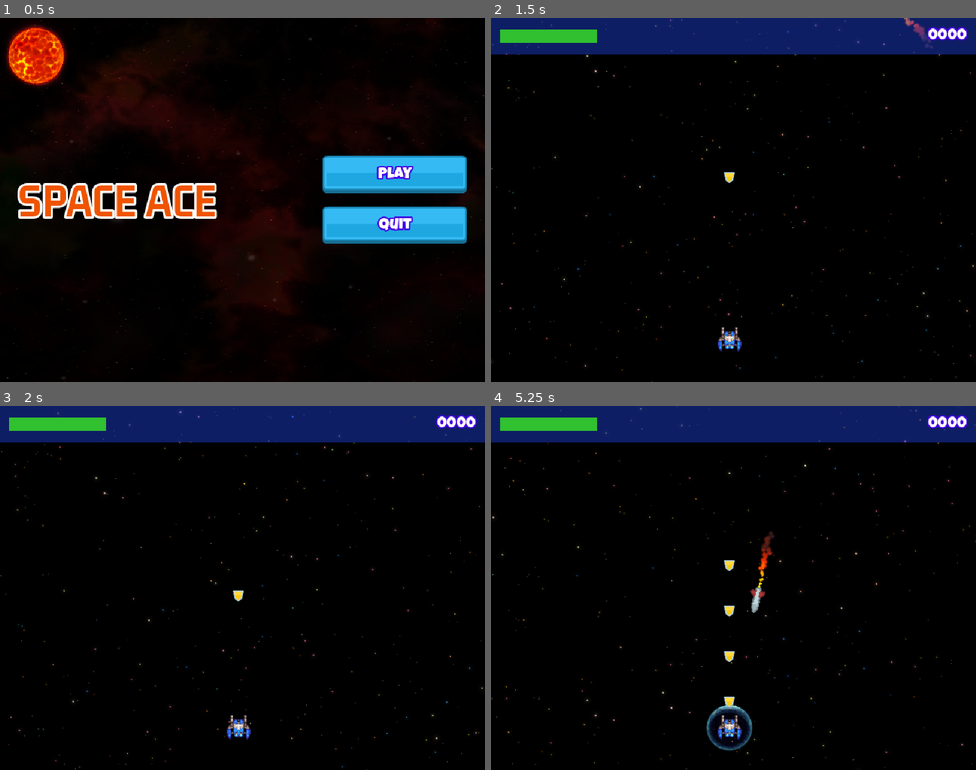
Above: before the commit, frames 1-4 (two rows, left to right).
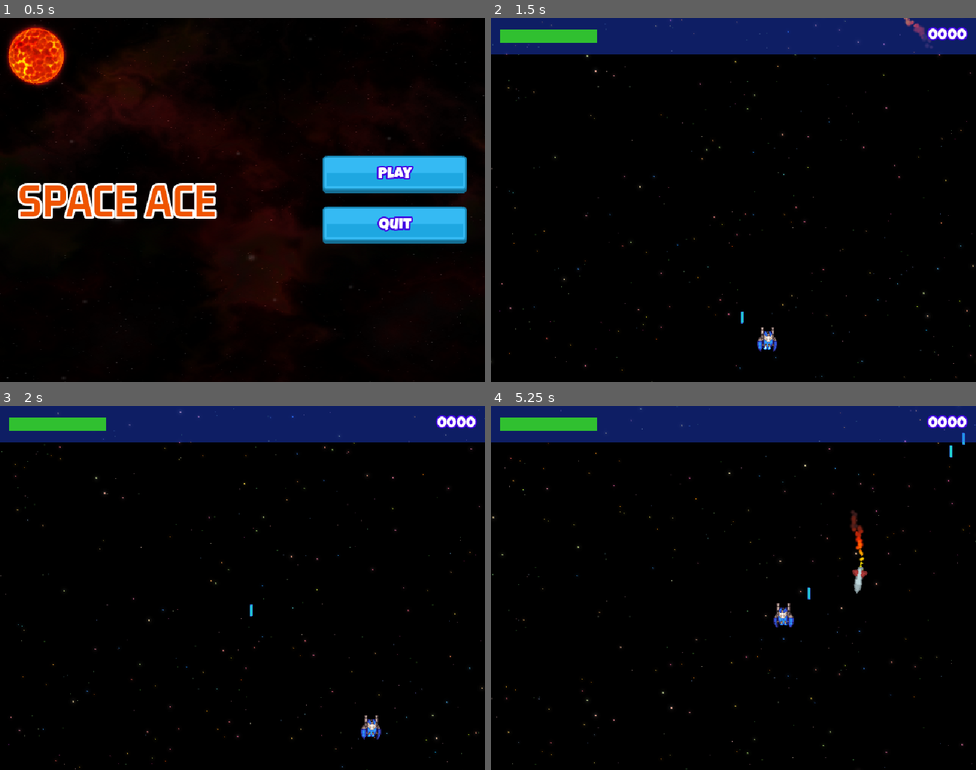
Above: after the commit, the same moments.

Repository: Mathorga/godot_training
Game: Godot game, scene res://Scenes/Main/Main.tscn
Two runs of this game, one before a commit and one after it. Both use one fixed random seed, a clock stepped at 60 frames per second and the inputs below.
Inputs:
- Up to frame 1 (0.5 s): no input
- Up to frame 2 (1.5 s): click "Play" at 0.5 s; hold D (right) from 1.28 s (still down); tap Space (shoot) at 1.35 s
- Up to frame 3 (2 s): keep holding D (right)
- Up to frame 4 (5.25 s): release D (right) at 2.03 s; hold S (down) 2.03-2.78 s; tap Space (shoot) every 0.75 s from 2.1 to 5.1 s; hold D (right) 2.78-3.53 s; hold W (up) 3.53-4.28 s; hold A (left) from 4.28 s (still down)

Frame 1 is identical in both runs. In frame 2, 0.5% of the frame differs, in the area x 46-59%, y 42-92%; in frame 3, 0.5%; in frame 4, 1.8%, in the area x 44-98%, y 7-95%.

Commit message:
Added player input to space ace

Diff:
--- a/space_ace_starter/Globals/SignalHub.gd
+++ b/space_ace_starter/Globals/SignalHub.gd
@@ -1,13 +1,17 @@
 extends Node
 
-signal on_player_hit(v: int)
-signal on_score_updated(v: int)
+signal player_hit(val: int)
+signal player_health_restored(val: int)
+signal on_score_updated(val: int)
 signal create_explosion_requested(pos: Vector2, animation_name: String)
 signal create_power_up_requested(pos: Vector2, type: PowerUp.PowerUpType)
 signal create_bullet_requested(pos: Vector2, dir: Vector2, speed: float, type: BulletBase.BulletType)
 
-func emit_on_player_hit(v: int) -> void:
-	on_player_hit.emit(v)
+func emit_player_hit(val: int) -> void:
+	player_hit.emit(val)
+
+func emit_player_health_restored(val: int) -> void:
+	player_health_restored.emit(val)
 
 func emit_on_score_updated(v: int) -> void:
 	on_score_updated.emit(v)
--- a/space_ace_starter/Scenes/Level/level.gd
+++ b/space_ace_starter/Scenes/Level/level.gd
@@ -1,16 +1,12 @@
 extends Node2D
+class_name Level
 
-func _unhandled_input(_event: InputEvent) -> void:
-	if Input.is_action_just_pressed("shoot"):
+#func _unhandled_input(_event: InputEvent) -> void:
+	#if Input.is_action_just_pressed("shoot"):
 		#SignalHub.emit_create_explosion_requested(Vector2(100.0, 100.0), Explosion.EXPLODE)
 		#SignalHub.request_create_rand_power_up(Vector2(100.0, 100.0))
-		SignalHub.request_create_power_up(
-			Vector2(315.0, 200.0),
-			PowerUp.PowerUpType.shield
-		)
-		#SignalHub.request_create_bullet(
-			#Vector2(315.0, 200.0),
-			#Vector2.DOWN,
-			#100.0,
-			#BulletBase.BulletType.bomb
-		#)
+		#SignalHub.request_create_power_up(Vector2(315.0, 200.0),PowerUp.PowerUpType.shield)
+		#SignalHub.request_create_power_up(Vector2(315.0, 100.0),PowerUp.PowerUpType.health)
+		#SignalHub.request_create_bullet(Vector2(315.0, 150.0), Vector2.DOWN, 100.0, BulletBase.BulletType.player)
+		#SignalHub.request_create_bullet(Vector2(315.0, 200.0), Vector2.LEFT, 100.0, BulletBase.BulletType.enemy)
+		#SignalHub.request_create_bullet(Vector2(315.0, 250.0), Vector2.DOWN, 100.0, BulletBase.BulletType.enemy)
--- a/space_ace_starter/Scenes/Player/Player.gd
+++ b/space_ace_starter/Scenes/Player/Player.gd
@@ -2,16 +2,46 @@
 class_name Player
 
 const GROUP_NAME: String = "Player"
+const HEALTH_BOOST: int = 25
+const BULLET_SPEED: float = 250.0
+const MOVEMENT_PADDING: Vector2 = Vector2.ONE * 16.0
+
+@export var speed: float = 250.0
 
 @onready var sprite_2d: Sprite2D = $Sprite2D
 @onready var shield: Shield = $Shield
+@onready var animation_player: AnimationPlayer = $AnimationPlayer
 
 func _enter_tree() -> void:
 	add_to_group(GROUP_NAME)
 	area_entered.connect(_on_area_entered)
+
+func _process(delta: float) -> void:
+	var move_vec: Vector2 = Input.get_vector("left", "right", "up", "down")
+	_set_animation(move_vec)
+
+	if Input.is_action_just_pressed("shoot"):
+		SignalHub.request_create_bullet(global_position, Vector2.UP, BULLET_SPEED, BulletBase.BulletType.player)
+
+	global_position += move_vec * speed * delta
+	global_position = global_position.clamp(MOVEMENT_PADDING, get_viewport_rect().end - MOVEMENT_PADDING)
+
+func _set_animation(move_vec: Vector2) -> void:
+	if is_zero_approx(move_vec.x):
+		animation_player.play("fly")
+		return
+
+	animation_player.play("turn")
+	sprite_2d.flip_h = move_vec.x > 0
 
 func _on_area_entered(area: Area2D) -> void:
 	if area is PowerUp:
 		match area.get_power_up_type():
 			PowerUp.PowerUpType.shield:
 				shield.enable()
+			PowerUp.PowerUpType.health:
+				SignalHub.emit_player_health_restored(HEALTH_BOOST)
+		return
+
+	if area is Projectile:
+		SignalHub.emit_player_hit(area.get_damage())
--- a/space_ace_starter/Scenes/Player/Player.tscn
+++ b/space_ace_starter/Scenes/Player/Player.tscn
@@ -6,6 +6,64 @@
 
 [sub_resource type="CircleShape2D" id="CircleShape2D_ude3g"]
 radius = 12.0
+
+[sub_resource type="Animation" id="Animation_h54ih"]
+length = 0.001
+tracks/0/type = "value"
+tracks/0/imported = false
+tracks/0/enabled = true
+tracks/0/path = NodePath("Sprite2D:frame")
+tracks/0/interp = 1
+tracks/0/loop_wrap = true
+tracks/0/keys = {
+"times": PackedFloat32Array(0),
+"transitions": PackedFloat32Array(1),
+"update": 1,
+"values": [0]
+}
+
+[sub_resource type="Animation" id="Animation_ude3g"]
+resource_name = "fly"
+length = 0.2
+loop_mode = 1
+step = 0.1
+tracks/0/type = "value"
+tracks/0/imported = false
+tracks/0/enabled = true
+tracks/0/path = NodePath("Sprite2D:frame")
+tracks/0/interp = 1
+tracks/0/loop_wrap = true
+tracks/0/keys = {
+"times": PackedFloat32Array(0, 0.1),
+"transitions": PackedFloat32Array(1, 1),
+"update": 1,
+"values": [0, 1]
+}
+
+[sub_resource type="Animation" id="Animation_jmcll"]
+resource_name = "turn"
+length = 0.2
+loop_mode = 1
+step = 0.1
+tracks/0/type = "value"
+tracks/0/imported = false
+tracks/0/enabled = true
+tracks/0/path = NodePath("Sprite2D:frame")
+tracks/0/interp = 1
+tracks/0/loop_wrap = true
+tracks/0/keys = {
+"times": PackedFloat32Array(0, 0.1),
+"transitions": PackedFloat32Array(1, 1),
+"update": 1,
+"values": [2, 3]
+}
+
+[sub_resource type="AnimationLibrary" id="AnimationLibrary_4wape"]
+_data = {
+&"RESET": SubResource("Animation_h54ih"),
+&"fly": SubResource("Animation_ude3g"),
+&"turn": SubResource("Animation_jmcll")
+}
 
 [node name="Player" type="Area2D" unique_id=925114493]
 collision_mask = 28
@@ -20,3 +78,7 @@
 shape = SubResource("CircleShape2D_ude3g")
 
 [node name="Shield" parent="." unique_id=315532564 instance=ExtResource("3_h54ih")]
+
+[node name="AnimationPlayer" type="AnimationPlayer" parent="." unique_id=1530142811]
+libraries/ = SubResource("AnimationLibrary_4wape")
+autoplay = &"fly"
--- a/space_ace_starter/Scenes/ShakeCam/ShakeCam.gd
+++ b/space_ace_starter/Scenes/ShakeCam/ShakeCam.gd
@@ -1,15 +1,12 @@
 extends Camera2D
-
 
 const SHAKE_RANGE: Vector2 = Vector2(-3.0,3.0)
 const SHAKE_TIME: float = 0.3
 
-
 # Called when the node enters the scene tree for the first time.
 func _ready():
-	SignalHub.on_player_hit.connect(on_player_hit)
+	SignalHub.player_hit.connect(on_player_hit)
 	set_process(false)
-
 
 # Called every frame. 'delta' is the elapsed time since the previous frame.
 func _process(delta):
@@ -18,10 +15,8 @@
 		get_random_shake_amount(),
 	)
 
-
 func get_random_shake_amount() -> float:
 	return randf_range(SHAKE_RANGE.x, SHAKE_RANGE.y)
-
 
 func on_player_hit(_v: int) -> void:
 	set_process(true)
--- a/space_ace_starter/Scenes/bullet/bullet_base.gd
+++ b/space_ace_starter/Scenes/bullet/bullet_base.gd
@@ -16,7 +16,7 @@
 func setup(direction: Vector2, speed: float) -> void:
 	_dir = direction.normalized()
 	_spd = speed
-	rotate(PI - direction.angle())
+	rotate((PI / 2) + direction.angle())
 
 func blow_up() -> void:
 	SignalHub.emit_create_explosion_requested(global_position, Explosion.EXPLODE)
--- a/space_ace_starter/Scenes/game_ui/game_ui.gd
+++ b/space_ace_starter/Scenes/game_ui/game_ui.gd
@@ -1,2 +1,22 @@
 extends Control
 class_name GameUI
+
+@onready var health_bar: HealthBar = $ColorRect/MarginContainer/HealthBar
+@onready var sound: AudioStreamPlayer = $Sound
+
+func _enter_tree() -> void:
+	SignalHub.player_hit.connect(_on_player_hit)
+	SignalHub.player_health_restored.connect(_on_player_health_restored)
+
+func _ready() -> void:
+	health_bar.died.connect(_on_player_died)
+
+func _on_player_hit(damage: int) -> void:
+	health_bar.update_value(-damage)
+
+func _on_player_health_restored(val: int) -> void:
+	health_bar.update_value(val)
+	sound.play()
+
+func _on_player_died() -> void:
+	print("PLAYER DIED")
--- a/space_ace_starter/Scenes/game_ui/game_ui.tscn
+++ b/space_ace_starter/Scenes/game_ui/game_ui.tscn
@@ -3,6 +3,7 @@
 [ext_resource type="Script" uid="uid://b6kul3csf45eb" path="res://Scenes/game_ui/game_ui.gd" id="1_8ltpb"]
 [ext_resource type="PackedScene" uid="uid://bsqakaocrbhfg" path="res://Scenes/health_bar/health_bar.tscn" id="1_rrrjh"]
 [ext_resource type="LabelSettings" uid="uid://ctiuth450uu0k" path="res://Resources/ui_button_label_settings.tres" id="2_rrrjh"]
+[ext_resource type="AudioStream" uid="uid://boct87hp6wlp1" path="res://assets/sounds/powerup/health_16.wav" id="4_qmmd8"]
 
 [node name="GameUI" type="Control" unique_id=474189672]
 layout_mode = 3
@@ -42,3 +43,6 @@
 size_flags_horizontal = 8
 text = "0000"
 label_settings = ExtResource("2_rrrjh")
+
+[node name="Sound" type="AudioStreamPlayer" parent="." unique_id=1539224823]
+stream = ExtResource("4_qmmd8")
--- a/space_ace_starter/project.godot
+++ b/space_ace_starter/project.godot
@@ -40,34 +40,40 @@
 "deadzone": 0.2,
 "events": [Object(InputEventKey,"resource_local_to_scene":false,"resource_name":"","device":-1,"window_id":0,"alt_press …(192 unchanged characters)…
 , Object(InputEventKey,"resource_local_to_scene":false,"resource_name":"","device":-1,"window_id":0,"alt_pressed":false …(186 unchanged characters)…
+, Object(InputEventJoypadMotion,"resource_local_to_scene":false,"resource_name":"","device":-1,"axis":1,"axis_value":-1.0,"script":null)
 ]
 }
 down={
 "deadzone": 0.2,
 "events": [Object(InputEventKey,"resource_local_to_scene":false,"resource_name":"","device":-1,"window_id":0,"alt_press …(192 unchanged characters)…
 , Object(InputEventKey,"resource_local_to_scene":false,"resource_name":"","device":-1,"window_id":0,"alt_pressed":false …(186 unchanged characters)…
+, Object(InputEventJoypadMotion,"resource_local_to_scene":false,"resource_name":"","device":-1,"axis":1,"axis_value":1.0,"script":null)
 ]
 }
 left={
 "deadzone": 0.2,
 "events": [Object(InputEventKey,"resource_local_to_scene":false,"resource_name":"","device":-1,"window_id":0,"alt_press …(191 unchanged characters)…
 , Object(InputEventKey,"resource_local_to_scene":false,"resource_name":"","device":-1,"window_id":0,"alt_pressed":false …(186 unchanged characters)…
+, Object(InputEventJoypadMotion,"resource_local_to_scene":false,"resource_name":"","device":-1,"axis":0,"axis_value":-1.0,"script":null)
 ]
 }
 right={
 "deadzone": 0.2,
 "events": [Object(InputEventKey,"resource_local_to_scene":false,"resource_name":"","device":-1,"window_id":0,"alt_press …(192 unchanged characters)…
 , Object(InputEventKey,"resource_local_to_scene":false,"resource_name":"","device":-1,"window_id":0,"alt_pressed":false …(186 unchanged characters)…
+, Object(InputEventJoypadMotion,"resource_local_to_scene":false,"resource_name":"","device":-1,"axis":0,"axis_value":1.0,"script":null)
 ]
 }
 shoot={
 "deadzone": 0.2,
 "events": [Object(InputEventKey,"resource_local_to_scene":false,"resource_name":"","device":-1,"window_id":0,"alt_press …(191 unchanged characters)…
+, Object(InputEventJoypadButton,"resource_local_to_scene":false,"resource_name":"","device":-1,"button_index":2,"pressure":0.0,"pressed":true,"script":null)
 ]
 }
 exit={
 "deadzone": 0.2,
 "events": [Object(InputEventKey,"resource_local_to_scene":false,"resource_name":"","device":-1,"window_id":0,"alt_press …(195 unchanged characters)…
+, Object(InputEventJoypadButton,"resource_local_to_scene":false,"resource_name":"","device":-1,"button_index":6,"pressure":0.0,"pressed":true,"script":null)
 ]
 }
 
